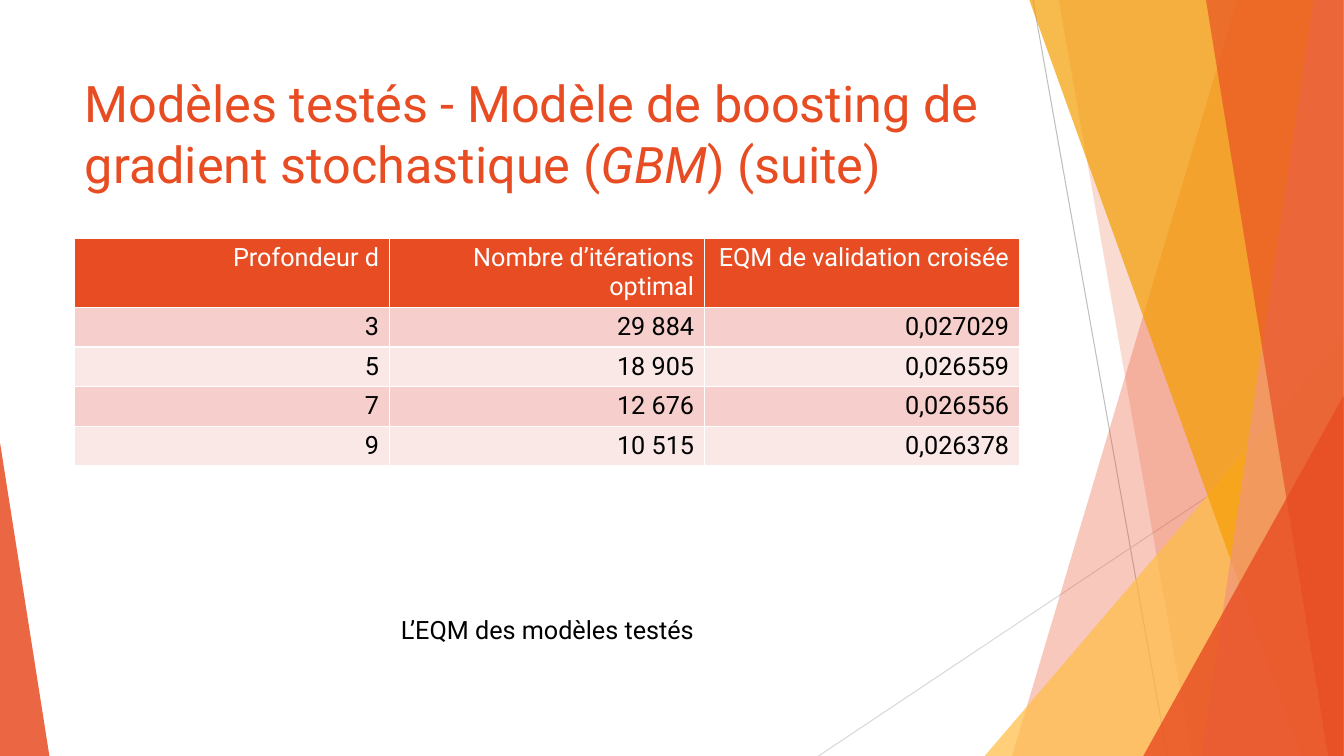
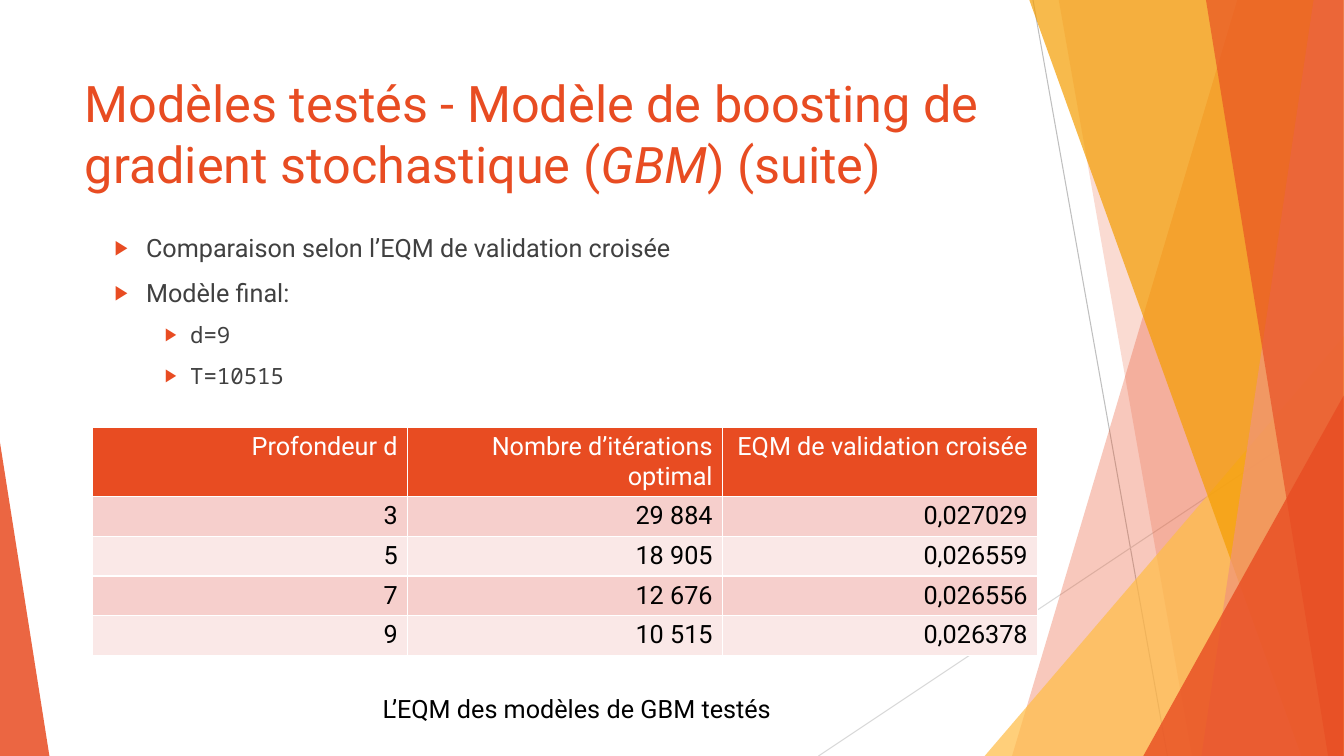
Before and after one commit to SamuelProvencher/TP-Apprentissage, a slide deck: slide 18 of PP.pptx. Drawn at 1344x756 pixels with LibreOffice and Linux fonts; fonts in the diff are those of the drawing. Boxes give left, top, right and bottom in pixels: in the first picture for what was removed or moved away, otherwise in the second. Text is boxed around its words. In the diff, an @@ line names an element or a change of style, - is before the commit and + after.

```diff
--- a/PP.pptx
+++ b/PP.pptx
@@ text added at [146,238,671,384], 18 pt, text #404040 @@
+  ▶ Comparaison selon l’EQM de validation croisée
+  ▶ Modèle final:
+    ▶ d=9
+    ▶ T=10515
@@ table: place and size @@
-table at [75,238,1018,470]
+table at [93,427,1036,659]
@@ text at [383,699,771,721]: text changed @@
-L’EQM des modèles testés
+L’EQM des modèles de GBM testés
```
Also in this commit, not shown: 14 other slides changed, 1 slide added, 1 slide removed, 7 other files.
